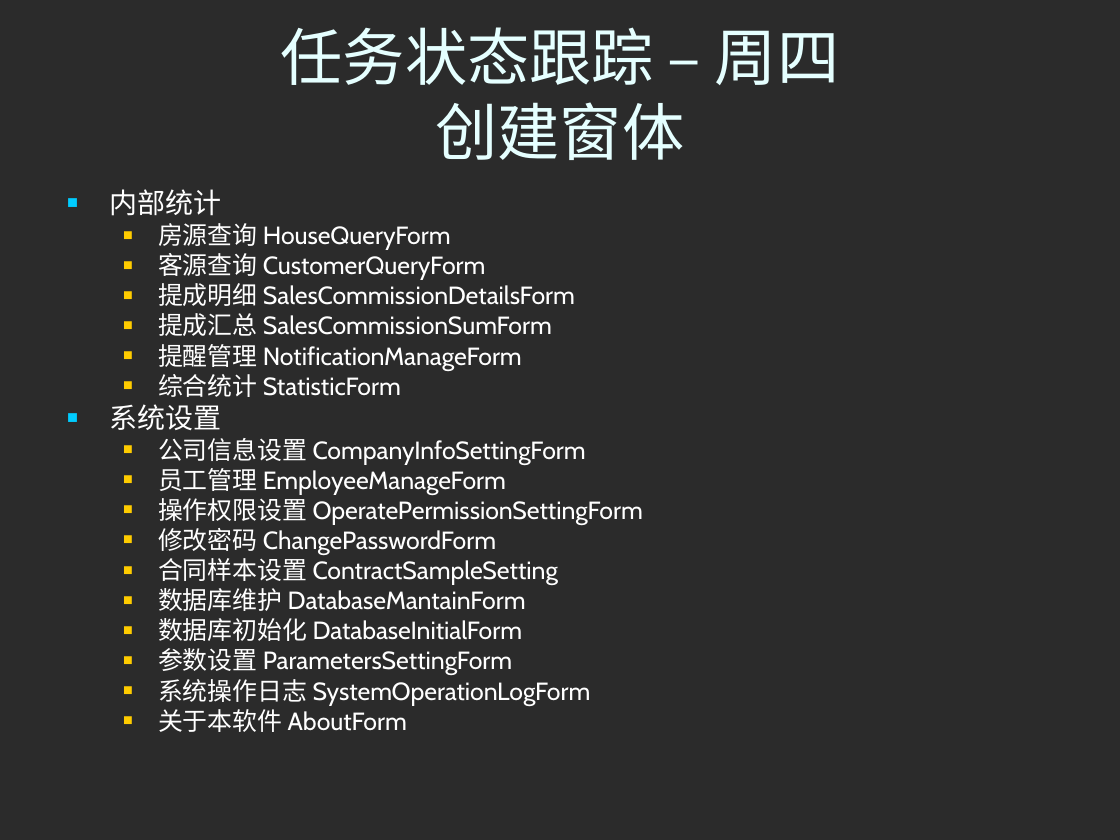
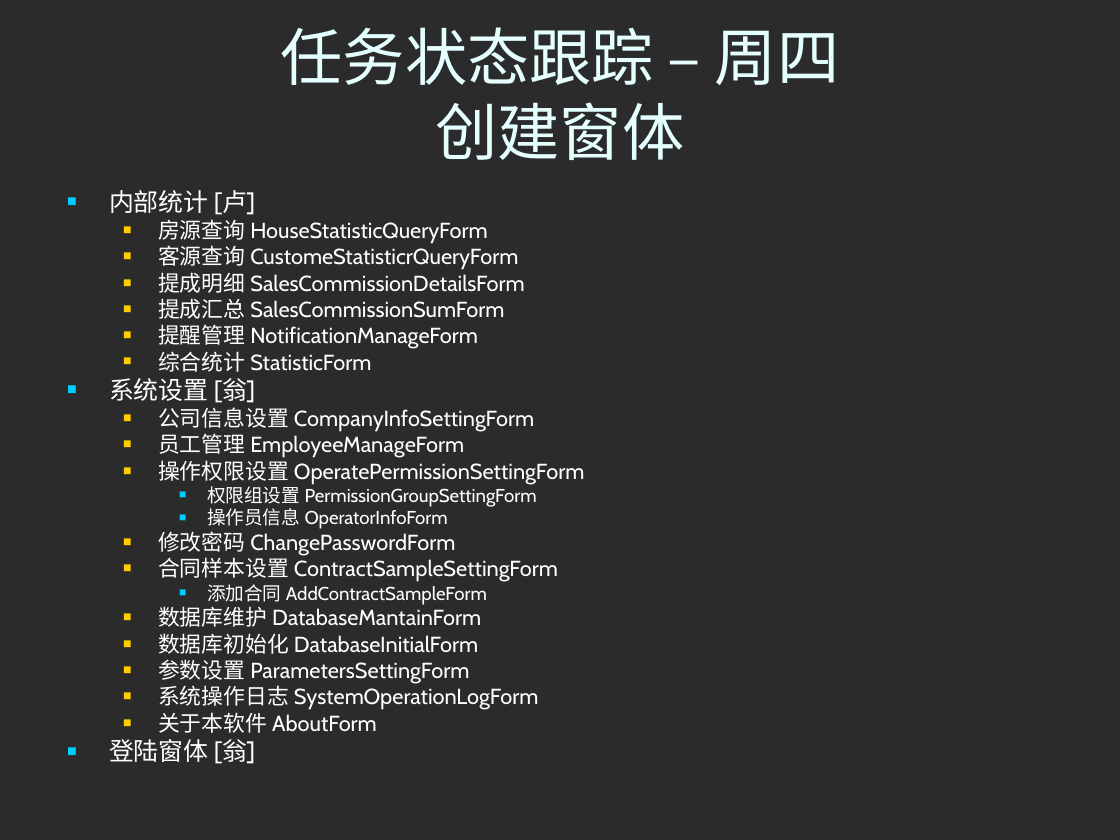
Before and after one commit to honj51/ideacode, a slide deck: slide 7 of doc/工作计划/2009Week34.ppt. Drawn at 1120x840 pixels with LibreOffice and Linux fonts; fonts in the diff are those of the drawing; background and template pictures are left out; a plain dark background stands for a picture behind light text. Boxes give left, top, right and bottom in pixels: in the first picture for what was removed or moved away, otherwise in the second. Text is boxed around its words. In the diff, an @@ line names an element or a change of style, - is before the commit and + after.

```diff
--- a/doc/工作计划/2009Week34.ppt
+++ b/doc/工作计划/2009Week34.ppt
@@ text at (x1=109, y1=190, x2=518, y2=270): text changed; size 16 to 14 pt @@
-■ 内部统计
-  ■ 房源查询 HouseQueryForm
-  ■ 客源查询 CustomerQueryForm
+■ 内部统计 [卢]
+  ■ 房源查询 HouseStatisticQueryForm
+  ■ 客源查询 CustomeStatisticrQueryForm
@@ text at (x1=158, y1=272, x2=584, y2=733): size 16 to 14 pt in "提成明细 SalesCommissionDetailsForm", "提成汇总 SalesCommissionSumForm", "提醒管理 NotificationManageForm", "综合统计 StatisticForm" and 9 more places @@
@@ text at (x1=109, y1=378, x2=255, y2=403): text changed; size 18 to 16 pt @@
-■ 系统设置
+■ 系统设置 [翁]
@@ text at (x1=207, y1=486, x2=537, y2=529): paragraphs added @@
+    ■ 权限组设置 PermissionGroupSettingForm
+    ■ 操作员信息 OperatorInfoForm
@@ text at (x1=207, y1=584, x2=487, y2=605): text changed; size 16 to 14 pt @@
-  ■ 合同样本设置 ContractSampleSetting
+  ■ 合同样本设置 ContractSampleSettingForm
+    ■ 添加合同 AddContractSampleForm
@@ text at (x1=109, y1=739, x2=255, y2=764): paragraph added @@
+■ 登陆窗体 [翁]
```
Also in this commit, not shown: 3 other slides changed, 1 slide added.
